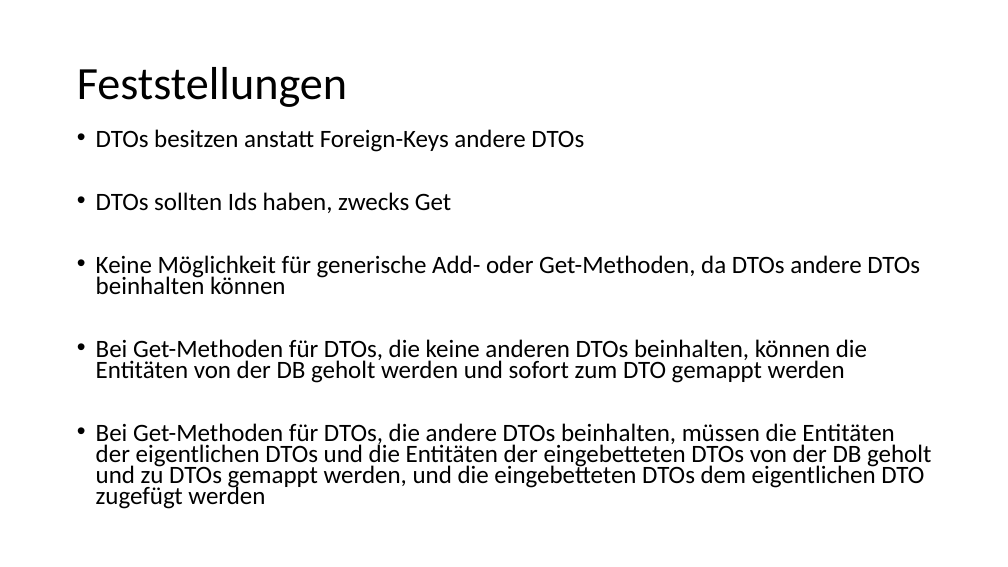
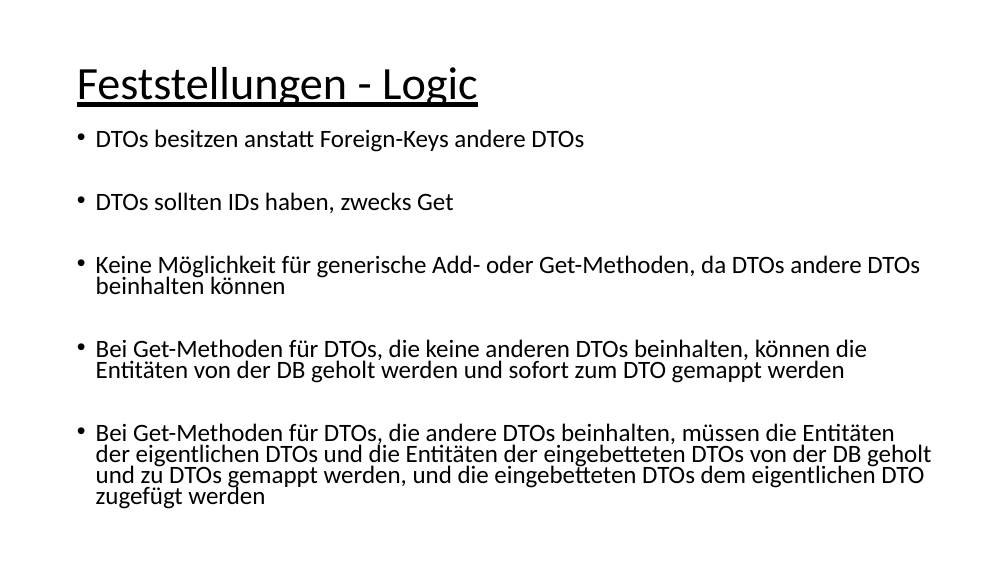
Before and after one commit to ValentinDuerk/Library_DBI_4chif, a slide deck: slide 4 of Library.pptx (slide 3 before the commit). Drawn at 1008x567 pixels with LibreOffice and Linux fonts; fonts in the diff are those of the drawing. Boxes give left, top, right and bottom in pixels: in the first picture for what was removed or moved away, otherwise in the second. Text is boxed around its words. In the diff, an @@ line names an element or a change of style, - is before the commit and + after.

```diff
--- a/Library.pptx
+++ b/Library.pptx
@@ title at <box>77,67,478,107</box>: text changed @@
-Feststellungen
+Feststellungen - Logic
@@ text at <box>96,192,453,213</box>: text changed @@
-• DTOs sollten Ids haben, zwecks Get
+• DTOs sollten IDs haben, zwecks Get
```
Also in this commit, not shown: 3 other slides changed, 3 slides added, 1 other file.
